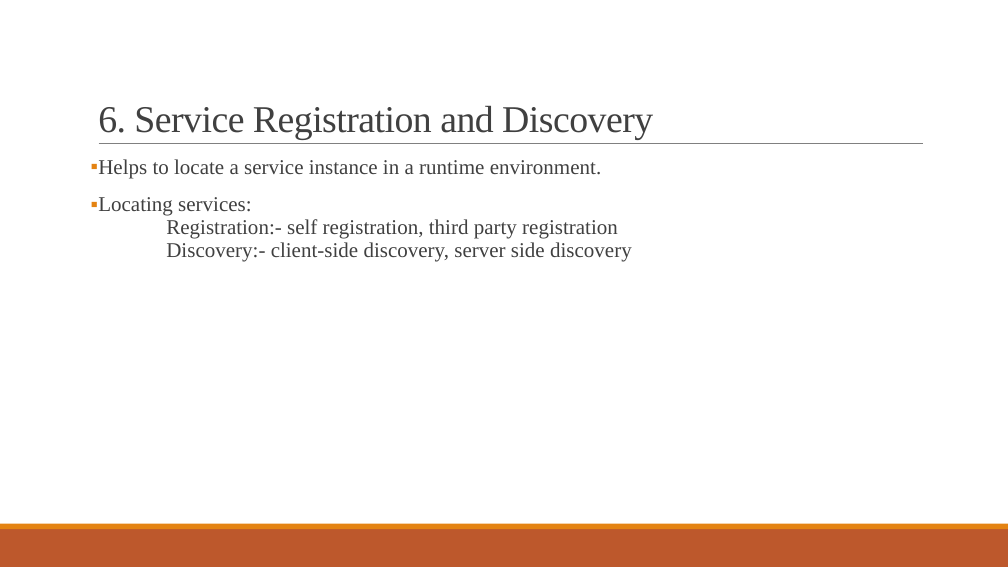
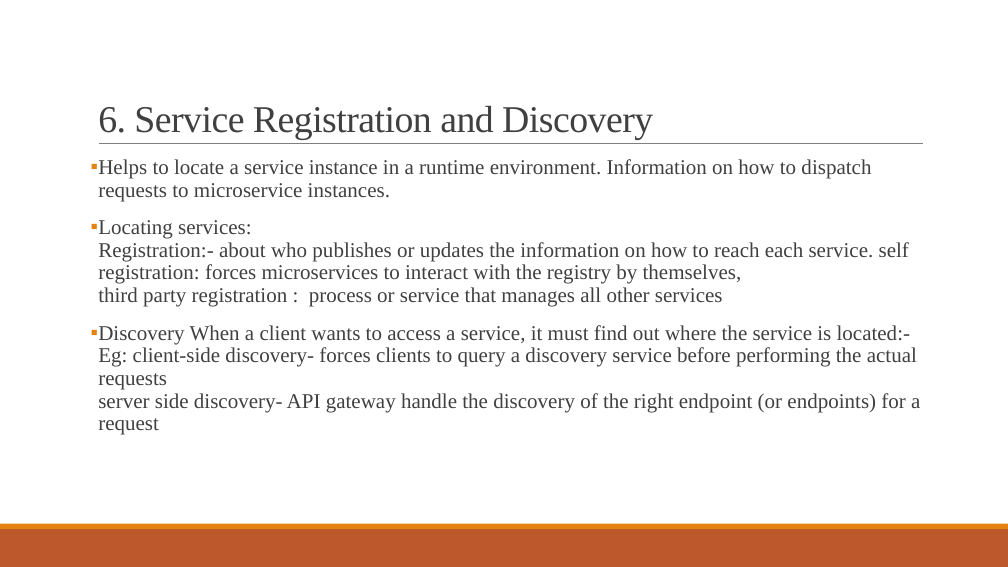
Before and after one commit to Ravishka123/Lectures_And_Talks, a slide deck: slide 23 of An Introduction to Microservices/An Introduction to Microservices.pptx (slide 16 before the commit). Drawn at 1008x567 pixels with LibreOffice and Linux fonts; fonts in the diff are those of the drawing. Boxes give left, top, right and bottom in pixels: in the first picture for what was removed or moved away, otherwise in the second. Text is boxed around its words. In the diff, an @@ line names an element or a change of style, - is before the commit and + after.

```diff
--- a/An Introduction to Microservices/An Introduction to Microservices.pptx
+++ b/An Introduction to Microservices/An Introduction to Microservices.pptx
@@ text at [98,159,920,435]: text changed @@
-▪ Helps to locate a service instance in a runtime environment.
-▪ Locating services:
-  Registration:- self registration, third party registration
-  Discovery:- client-side discovery, server side discovery
+▪ Helps to locate a service instance in a runtime environment. Information on how to dispatch requests to microservice instances.
+▪ Locating services:
+  Registration:- about who publishes or updates the information on how to reach each service. self registration: forces microservices to interact with the registry by themselves,
+  third party registration : process or service that manages all other services
+▪ Discovery When a client wants to access a service, it must find out where the service is located:-
+  Eg: client-side discovery- forces clients to query a discovery service before performing the actual requests
+  server side discovery- API gateway handle the discovery of the right endpoint (or endpoints) for a request
```
Also in this commit, not shown: 11 other slides changed, 12 slides added, 1 slide removed, 1 other file.
